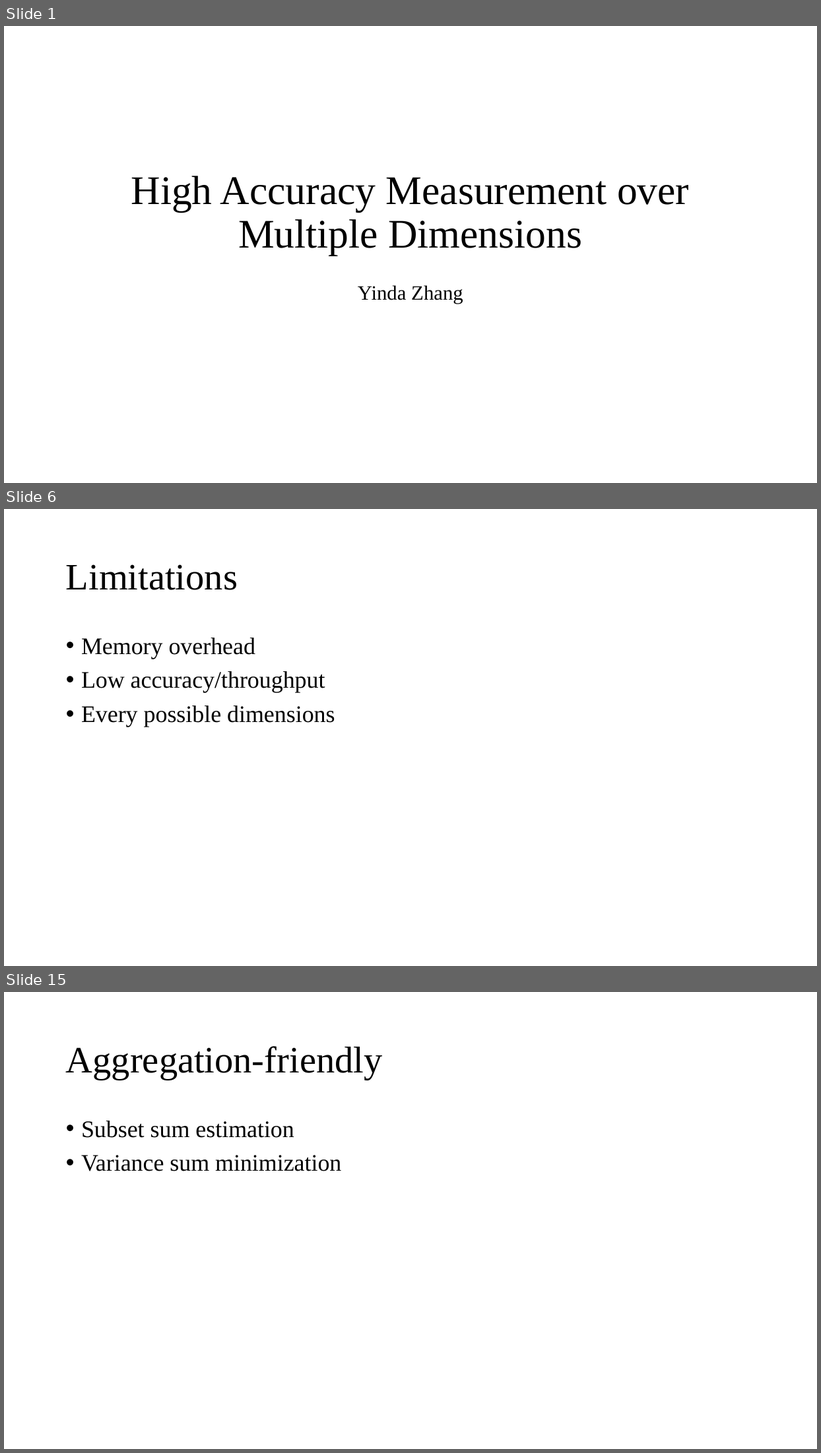
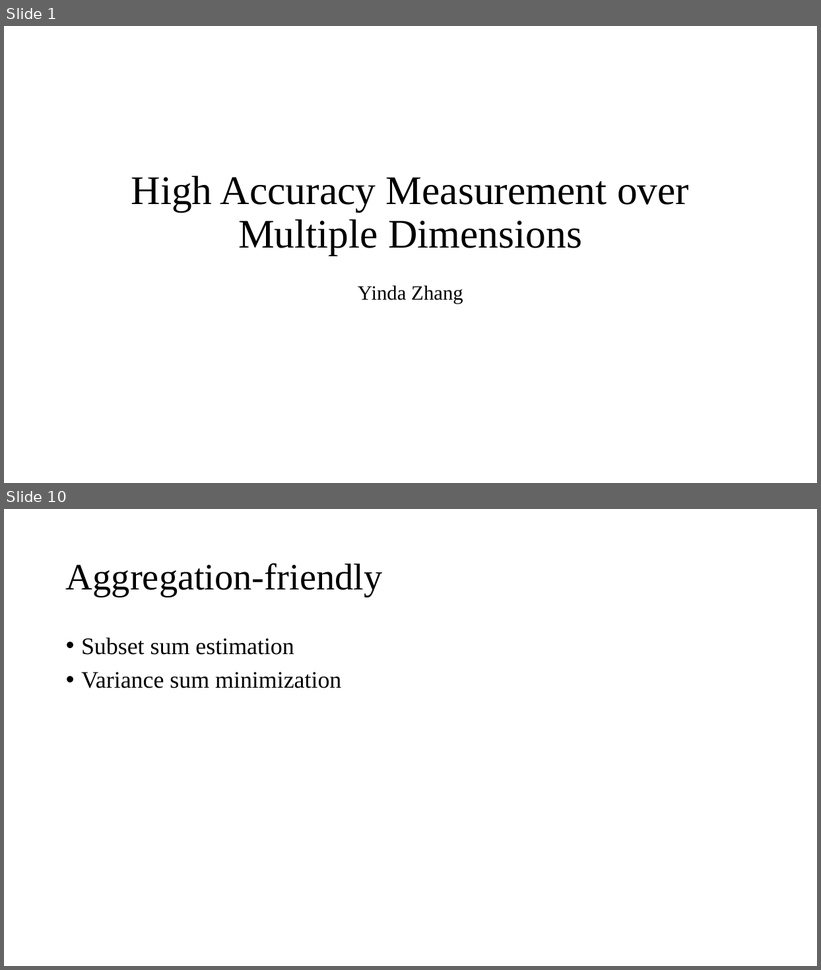
Before and after one commit to Lipox/Dimension, a slide deck: dimensions.pptx. Shown one above the other, each under a label of ours: slides 1, 6 and 15 before the commit, slides 1 and 10 after it; the slides between them are not shown. The pictures are 821x1453 and 821x970 pixels, drawn with LibreOffice and Linux fonts; fonts in the diff are those of the drawing. Boxes give left, top, right and bottom in pixels: in the first picture for what was removed or moved away, otherwise in the second. Text is boxed around its words. In the diff, an @@ line names an element or a change of style, - is before the commit and + after.

```diff
--- a/dimensions.pptx
+++ b/dimensions.pptx
@@ slide 6 removed at [4, 509, 817, 966], background #FFFFFF @@
@@ title removed at [66, 564, 238, 590] @@
-Limitations
@@ text removed at [81, 638, 335, 727] @@
-• Memory overhead
-• Low accuracy/throughput
-• Every possible dimensions
@@ what was slide 15 is now slide 10 @@
```
Also in this commit, not shown: 7 slides changed, 2 slides added, 7 other slides removed.
